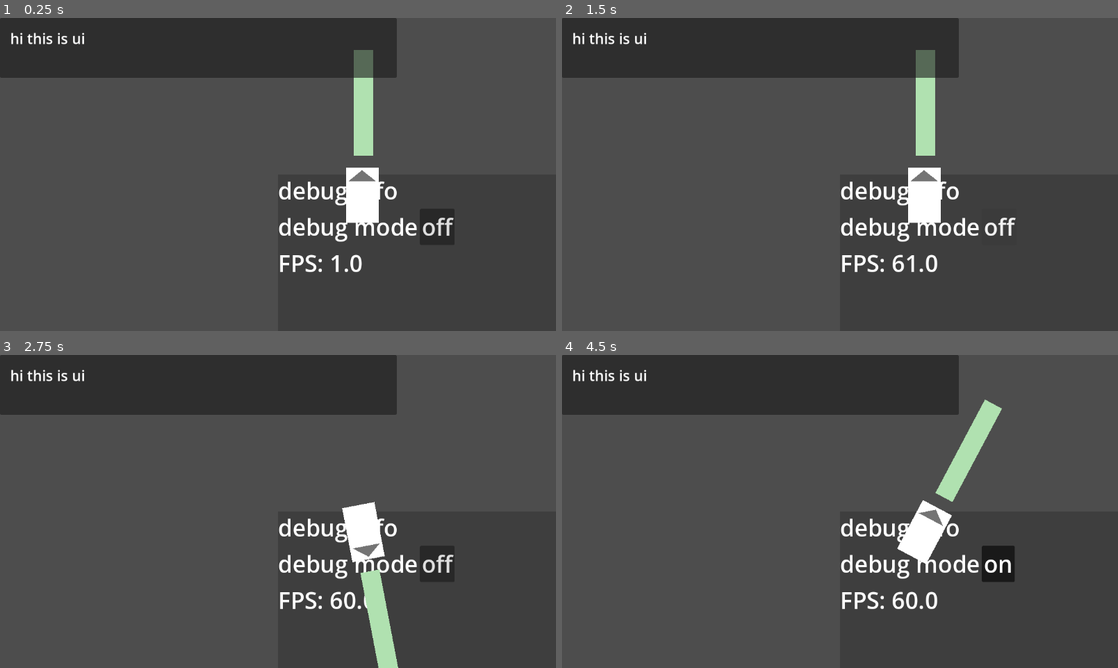
Above: before the commit, frames 1-4 (two rows, left to right).
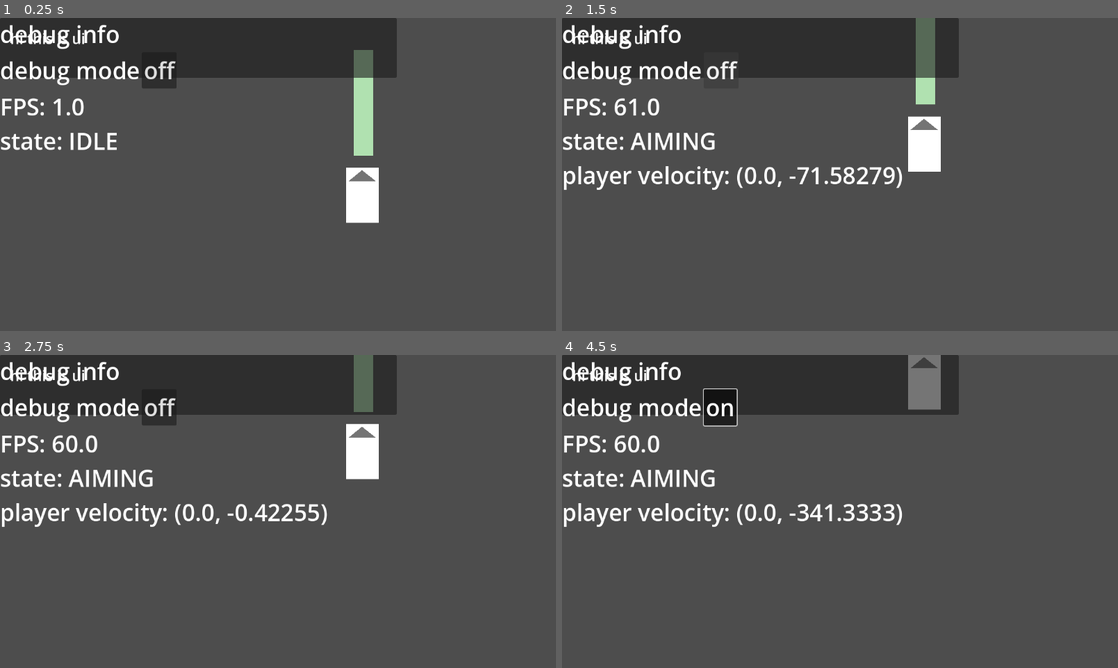
Above: after the commit, the same moments.

Repository: sophieTheProgrammer/GMTK-2026-Battery
Game: Godot game, scene res://scenes/game.tscn
The game is run twice, just before and just after one commit, with the same random seed, the same clock (stepped at 60 frames per second) and the same inputs. Sound files missing from this copy of the repository are replaced by a short silence.
Inputs (mouse positions are in pixels of both pictures, inside the frame that each line leads up to):
- Up to frame 1 (0.25 s): no input
- Up to frame 2 (1.5 s): click "off" at 0.5 s; click "on" at 1.25 s
- Up to frame 3 (2.75 s): tap Enter (ui_accept) at 2, 2.27 s; move the mouse to (400, 495) at 2.02 s; hold A (right) from 2.03 s (still down); click (400, 495) at 2.1 s
- Up to frame 4 (4.5 s): move the mouse to (728, 527) at 2.77 s; release A (right) at 2.78 s; hold Right (left) 2.78-3.53 s; click (728, 527) at 2.85 s; tap Enter (ui_accept) at 3.02 s; move the mouse to (895, 442) at 3.52 s; hold A (right) from 3.53 s (still down); click (895, 442) at 3.6 s; move the mouse to (812, 574) at 4.27 s; click (812, 574) at 4.35 s

The runs differ from the first frame. In frame 1, 4.1% of the frame differs, in the area x 0-82%, y 2-82%; in frame 2, 7.5%; in frame 3, 9.6%, in the area x 0-82%, y 0-100%; in frame 4, 9.4%.

Commit message:
added state machine, basics of aiming

Diff:
--- a/debug/debug.gd
+++ b/debug/debug.gd
@@ -1,13 +1,10 @@
-extends Control
+extends CanvasLayer
 
 @export var debug_toggle_btn: Button
 @export var fps_label: Label
 @export var debug_v_box: VBoxContainer
 
 var debug_vars_to_update : Dictionary = {}
-# Called when the node enters the scene tree for the first time.
-func _ready() -> void:
-	pass
 
 # Called every frame. 'delta' is the elapsed time since the previous frame.
 func _process(delta: float) -> void:
@@ -15,8 +12,7 @@
 
 
 ## WARNING: WILL CAUSE PROBLEMS IF YOU HAVE 2 VARS YOU WANT TO DISPLAY BUT THEY HAVE THE SAME NAME
-## EVERYTIME YOU RUN IT IT IT WILL UPDATE THAT VARIABLE SO THE BEST IS TO PUT IT IN
-
+## EVERYTIME YOU RUN IT IT IT WILL UPDATE THAT VARIABLE SO THE BEST IS TO PUT IT INx
 func display_debug_var(name : String, variable : Variant) -> void:
 	# if it is not in the list of vars to update then create a label
 	if name not in debug_vars_to_update.keys():
--- a/debug/debug.tscn
+++ b/debug/debug.tscn
@@ -2,39 +2,42 @@
 
 [ext_resource type="Script" uid="uid://coirqubf5arsw" path="res://debug/debug.gd" id="1_ikwhb"]
 
-[sub_resource type="StyleBoxFlat" id="StyleBoxFlat_lbhrr"]
-bg_color = Color(0, 0, 0, 0.1882353)
+[node name="Debug" type="CanvasLayer" unique_id=287756700 node_paths=PackedStringArray("debug_toggle_btn", "fps_label", "debug_v_box")]
+script = ExtResource("1_ikwhb")
+debug_toggle_btn = NodePath("Control/DebugVBox/DebugToggleLabelHBox/DebugToggle")
+fps_label = NodePath("Control/DebugVBox/FPSLabel")
+debug_v_box = NodePath("Control/DebugVBox")
+metadata/_edit_use_anchors_ = true
 
-[node name="Debug" type="PanelContainer" unique_id=1905815081 node_paths=PackedStringArray("debug_toggle_btn", "fps_label", "debug_v_box")]
+[node name="Control" type="Control" parent="." unique_id=1746288250]
+layout_mode = 3
+anchors_preset = 0
+offset_right = 40.0
+offset_bottom = 40.0
+
+[node name="DebugVBox" type="VBoxContainer" parent="Control" unique_id=1729485533]
+layout_mode = 0
 offset_right = 1152.0
 offset_bottom = 648.0
-theme_override_styles/panel = SubResource("StyleBoxFlat_lbhrr")
-script = ExtResource("1_ikwhb")
-debug_toggle_btn = NodePath("DebugVBox/DebugToggleLabelHBox/DebugToggle")
-fps_label = NodePath("DebugVBox/FPSLabel")
-debug_v_box = NodePath("DebugVBox")
 
-[node name="DebugVBox" type="VBoxContainer" parent="." unique_id=1729485533]
-layout_mode = 2
-
-[node name="Title" type="Label" parent="DebugVBox" unique_id=2037323084]
+[node name="Title" type="Label" parent="Control/DebugVBox" unique_id=2037323084]
 layout_mode = 2
 text = "debug info"
 
-[node name="DebugToggleLabelHBox" type="HBoxContainer" parent="DebugVBox" unique_id=886670919]
+[node name="DebugToggleLabelHBox" type="HBoxContainer" parent="Control/DebugVBox" unique_id=886670919]
 layout_mode = 2
 
-[node name="DebugToggleLabel" type="Label" parent="DebugVBox/DebugToggleLabelHBox" unique_id=711880245]
+[node name="DebugToggleLabel" type="Label" parent="Control/DebugVBox/DebugToggleLabelHBox" unique_id=711880245]
 layout_mode = 2
 text = "debug mode"
 
-[node name="DebugToggle" type="Button" parent="DebugVBox/DebugToggleLabelHBox" unique_id=29336339]
+[node name="DebugToggle" type="Button" parent="Control/DebugVBox/DebugToggleLabelHBox" unique_id=29336339]
 layout_mode = 2
 toggle_mode = true
 text = "off"
 
-[node name="FPSLabel" type="Label" parent="DebugVBox" unique_id=1484260020]
+[node name="FPSLabel" type="Label" parent="Control/DebugVBox" unique_id=1484260020]
 layout_mode = 2
 text = "fps: "
 
-[connection signal="button_up" from="DebugVBox/DebugToggleLabelHBox/DebugToggle" to="." method="_on_debug_toggle_button_up"]
+[connection signal="button_up" from="Control/DebugVBox/DebugToggleLabelHBox/DebugToggle" to="." method="_on_debug_toggle_button_up"]
--- a/scripts/phone.gd
+++ b/scripts/phone.gd
@@ -1,24 +1,44 @@
 extends CharacterBody2D
 
 # Constants
-const TOP_SPEED := 10.0
-const ACCELERATION := 2.0
-const ACCELERATION_WEIGHT := 0.6
-# TODO: implement the friction weight feature
-const FRICTION_WEIGHT := 0.1
+const TOP_SPIN_SPEED := 10.0
+const SPIN_ACCELERATION := 2.0
+const SPEED := 50000.0
 
 var current_spin_velocity : float = 0.0
 
+enum player_state {
+	IDLE,
+	AIMING,
+	LAUNCHING,
+}
+
+var state : player_state = player_state.IDLE
 func _physics_process(delta: float) -> void:
+	if state == player_state.IDLE:
+		handle_idle(delta)
+	elif state == player_state.AIMING:
+		handle_aiming(delta)
+	Debug.display_debug_var("state", player_state.find_key(state))
+
+
+	move_and_slide()
+
+func handle_idle(delta: float) -> void:
 	var direction := Input.get_axis("right", "left")
 
-	var target_spin_speed : float = TOP_SPEED * direction
-	current_spin_velocity = lerp(current_spin_velocity, target_spin_speed, ACCELERATION * delta)
+	var target_spin_speed : float = TOP_SPIN_SPEED * direction
+	current_spin_velocity = lerp(current_spin_velocity, target_spin_speed, SPIN_ACCELERATION * delta)
 	# you can normally lerp velocity with other properties and just lerp the velocity but spin doesn't have any
 	# once we've updated what spin velocity should be, we can add it to rotation since velocity = change/time and you are applying this change
-	print(current_spin_velocity, target_spin_speed, ACCELERATION * delta)
 	rotation += current_spin_velocity * delta
-	#else:
-	#	rotation -= rotate_toward(0, direction * TOP_SPEED, FRICTION * delta)
-	#	print(rotate_toward(0, direction * TOP_SPEED, FRICTION * delta))
-	move_and_slide()
+
+	if Input.is_action_just_pressed("click"):
+		state = player_state.AIMING
+
+func handle_aiming(delta : float) -> void:
+	if Input.is_action_just_released("click"):
+		velocity = SPEED * delta * Vector2.UP.rotated(rotation)
+
+	velocity = lerp(velocity, Vector2.ZERO, 0.2)
+	Debug.display_debug_var("player velocity", velocity)
